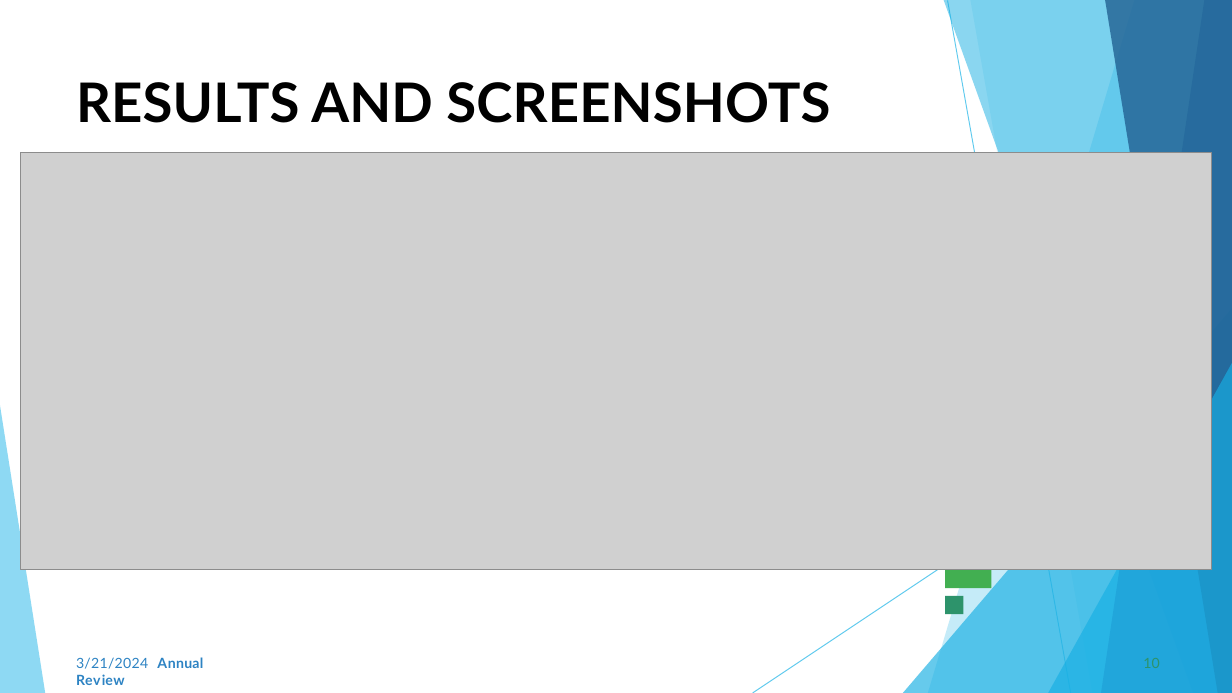
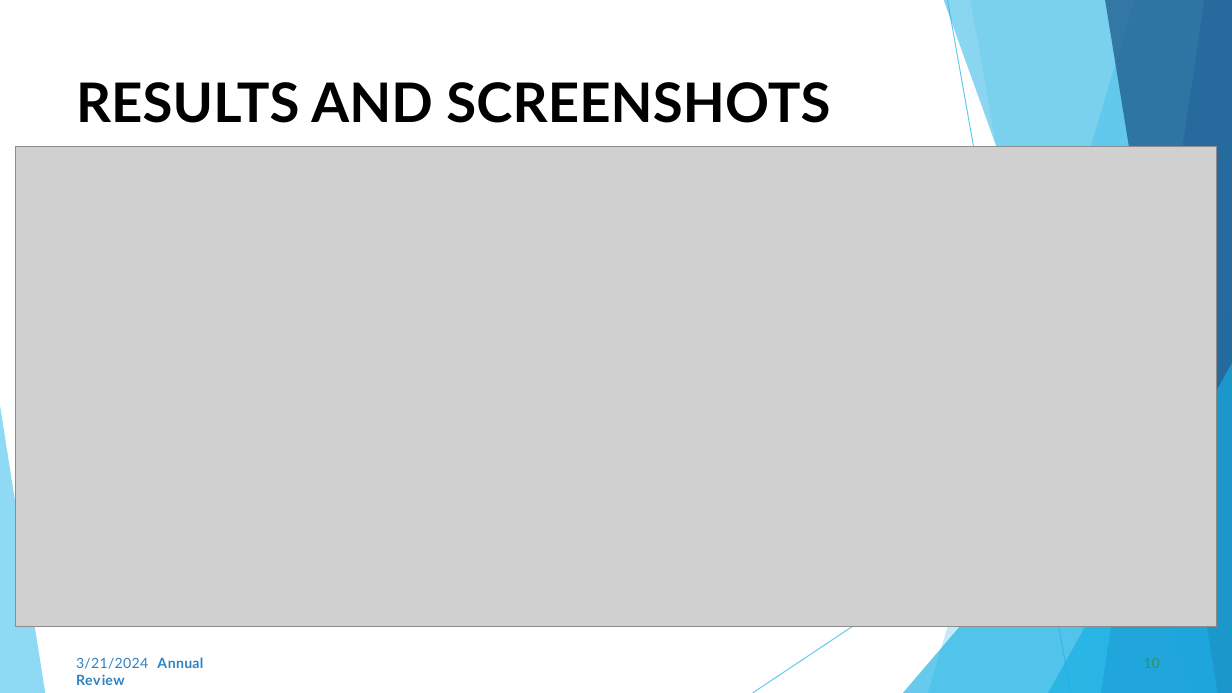
Before and after one commit to Dharma-prakash2006/Digital-Protfolio, a slide deck: slide 10 of Digital Dynamic Portfolio.pptx. Drawn at 1232x693 pixels with LibreOffice and Linux fonts; fonts in the diff are those of the drawing; grey boxes stand for pictures; background and template pictures are left out. Boxes give left, top, right and bottom in pixels: in the first picture for what was removed or moved away, otherwise in the second. Text is boxed around its words. In the diff, an @@ line names an element or a change of style, - is before the commit and + after.

```diff
--- a/Digital Dynamic Portfolio.pptx
+++ b/Digital Dynamic Portfolio.pptx
@@ picture resized from (x1=20, y1=153, x2=1212, y2=570) to (x1=16, y1=146, x2=1217, y2=627) @@
@@ freeform shape removed at (x1=945, y1=542, x2=992, y2=588) @@
@@ freeform shape removed at (x1=945, y1=596, x2=964, y2=615) @@
```
Also in this commit, not shown: 1 other slide changed.
